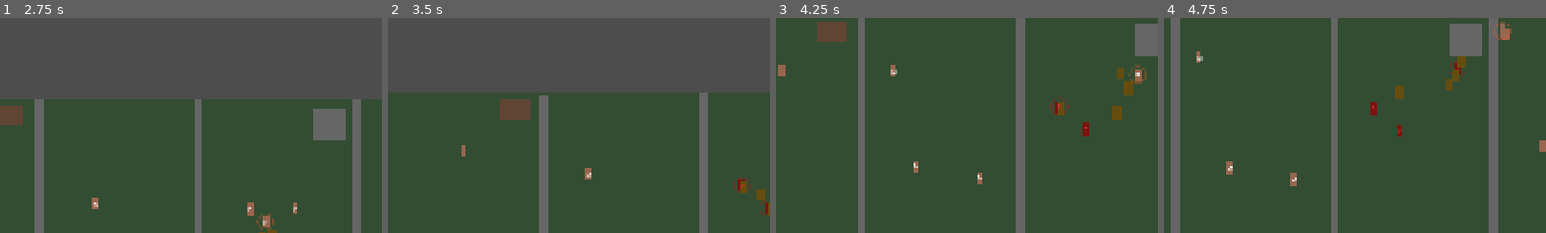
Above: before the commit, frames 1-4 (left to right).
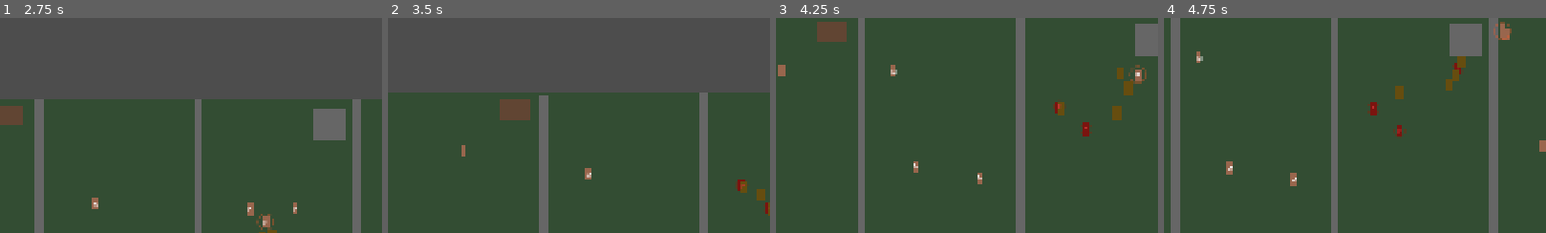
Above: after the commit, the same moments.

Repository: bengoodvach-draffin/dead-corps
Game: Godot game, scene res://scenes/sandbox_level_human_testing.tscn
The game is run twice, just before and just after one commit, with the same random seed, the same clock (stepped at 60 frames per second) and the same inputs. This scene is started directly instead of the project's main scene.
Inputs (mouse positions are % of the whole screen's width and height, from its top left):
- Up to frame 1 (2.75 s): tap Enter at 0.5 s; move the mouse to (45, 70) at 0.52 s; hold Right mouse button (command) 0.53-1.28 s; hold Up 0.53-2.03 s; click (45, 70) at 0.8 s; move the mouse to (80, 65) at 1.27 s; click (80, 65) at 1.35 s; right-click (80, 65) at 1.55 s; move the mouse to (20, 35) at 2.02 s; hold Left from 2.03 s (still down); hold S (camera_down) from 2.03 s (still down); click (20, 35) at 2.3 s
- Up to frame 2 (3.5 s): keep holding Left; move the mouse to (55, 50) at 2.77 s; release S (camera_down) at 2.78 s; tap A (camera_left) at 2.85 s; right-click (55, 50) at 3.05 s
- Up to frame 3 (4.25 s): move the mouse to (35, 25) at 3.52 s; release Left at 3.53 s; hold Down from 3.53 s (still down); hold D (camera_right) from 3.53 s (still down); click (35, 25) at 3.8 s
- Up to frame 4 (4.75 s): move the mouse to (72, 45) at 4.27 s; release Down at 4.28 s; release D (camera_right) at 4.28 s; hold Right from 4.28 s (still down); tap W (camera_up) at 4.35 s; right-click (72, 45) at 4.55 s
The pictures show only the part of the screen within x 50-100%, y 22-72%; the shares and areas given below are measured in that part.

Frame 1 is identical in both runs. In frame 2, 0.1% of the frame differs, in the area x 90-99%, y 74-92%; in frame 3, 0.1%, in the area x 71-83%, y 36-54%; in frame 4, 0.1%.
Error in both runs: Out of bounds get index '4' (on base: 'Array[int]') (res://scripts/fear_detector.gd:62)

Commit message:
feat: corpse commands 6a — queue a body's order before it rises
feat: corpse commands 6a — queue a body's order before it rises
Killed humans become selectable "corpses" during their rise countdown.
A queued order is stored as a CLICK on the riser entry (not the corpse
node, so a freed corpse can't strand it) and re-resolved at rise via the
same release-or-move rule as a live RMB: a living human within
release_aim_radius → rises feral & attacks; else → rises calm & moves.
- human.gd: is_pending_rise / is_selectable_corpse / set_queued_rise;
  interim corpse cues in _draw (green ring + line to queued spot).
- game_manager.gd: mark_pending_rise on kill; rising_corpses();
  queue_rise_order(); _raise applies the queued order to the fresh
  zombie and auto-selects it if it stays calm (and was still selected).
- selection_manager.gd: click/box selection include corpses; a command
  stores the click on selected corpses; is_selected(); apply_rise_order().

Diff:
--- a/scenes/puzzle_test_2.tscn
+++ b/scenes/puzzle_test_2.tscn
@@ -37,7 +37,7 @@
 bounds_max = Vector2(1000, 500)
 
 [node name="LevelConfig" type="Node2D" parent="." unique_id=1080841229]
-position = Vector2(-2, 2)
+position = Vector2(-3, 3)
 script = ExtResource("3_fsr3p")
 zombie_speed = 170.0
 chain_scan_radius = 150.0
--- a/scripts/game_manager.gd
+++ b/scripts/game_manager.gd
@@ -40,6 +40,9 @@
 
 ## Whether the game has ended (prevents multiple end screens)
 var game_ended: bool = false
+
+## Cached SelectionManager (corpse commands, 6a) — for auto-select + rise-order handoff.
+var _selection_mgr: Node = null
 
 func _ready() -> void:
 	# Find or create units parent
@@ -144,7 +147,12 @@
 		"corpse": human,
 		"pos": human.global_position,
 		"time_left": GameConfig.rise_time,
+		# Corpse commands (6a): a queued click, re-resolved (release-or-move) when it rises.
+		"queued_click": Vector2.ZERO,
+		"has_queued_click": false,
 	})
+	# The corpse is now a selectable, commandable body until it stands (6a).
+	human.mark_pending_rise()
 
 	# Scoring (spec §6.1, build-plan 4.2): a pounce kill feeds the combo (gunfire deaths
 	# don't reach here — they're the player's losses, not scored).
@@ -178,14 +186,59 @@
 	# freed instance BEFORE the is_instance_valid guard below can run — that was the captured
 	# crash (game_manager.gd:175). Read untyped, then guard.
 	var corpse = entry.corpse
+	var sel := _selection_manager()
+	# Auto-select (6a): if the corpse was still selected, the risen zombie should inherit that
+	# selection so control carries across the rise. Note it BEFORE freeing, and drop the
+	# about-to-be-invalid corpse ref from the selection.
+	var was_selected := false
 	if is_instance_valid(corpse):
+		if sel != null:
+			was_selected = sel.is_selected(corpse)
+			if was_selected:
+				sel.remove_unit_from_selection(corpse)
 		corpse.queue_free()
 	else:
 		# Diagnostic (rule 2 — confirm the trigger on replication): a corpse freed before it
 		# could rise. Log the spot so we can tell an escape-rim race (pos AT an exit) from a
 		# benign scene reset. The rise still proceeds from the captured pos (§3.6 intent).
 		push_warning("⚠️ _raise: corpse already freed before rise at %s (escape-rim race?)" % entry.pos)
-	spawn_zombie(entry.pos)
+	var zombie := spawn_zombie(entry.pos)
+	# 6a: replay the queued click (release-or-move) on the fresh zombie, and re-select it if
+	# it stayed calm (a reclick that lands on prey ignites it feral → released, not selected).
+	if zombie != null and sel != null:
+		sel.apply_rise_order(zombie, entry, was_selected)
+
+
+## The selectable corpses (build-plan 6a): valid pending-rise humans, unit_uid-ordered (§10)
+## for a stable selection order. SelectionManager includes these alongside calm zombies.
+func rising_corpses() -> Array:
+	var out: Array = []
+	for entry in _pending_risers:
+		var c = entry.corpse
+		if is_instance_valid(c) and (c as Human).is_selectable_corpse():
+			out.append(c)
+	out.sort_custom(func(a, b): return a.unit_uid < b.unit_uid)
+	return out
+
+
+## Stores a queued click on the corpse's riser entry (build-plan 6a). The order lives on the
+## ENTRY (not the corpse node) so a freed corpse can't strand it; _raise re-resolves it
+## (release-or-move) when the zombie stands. Mirrors it onto the corpse for the debug line.
+func queue_rise_order(corpse: Human, click_pos: Vector2) -> void:
+	for entry in _pending_risers:
+		if entry.corpse == corpse:
+			entry["queued_click"] = click_pos
+			entry["has_queued_click"] = true
+			if is_instance_valid(corpse):
+				corpse.set_queued_rise(click_pos)
+			return
+
+
+## Lazily resolves the SelectionManager (corpse commands, 6a). Cached after first use.
+func _selection_manager() -> Node:
+	if _selection_mgr == null or not is_instance_valid(_selection_mgr):
+		_selection_mgr = get_tree().get_first_node_in_group("selection_manager")
+	return _selection_mgr
 
 
 ## Ignites every CALM zombie within contagion_radius of the kill site into the frenzy
--- a/scripts/human.gd
+++ b/scripts/human.gd
@@ -98,6 +98,17 @@
 ## tell it was cowering after die() flips the state to DEAD (the terror bonus, §6 /
 ## Phase 4.2). is_cowering() is the live check.
 var was_cowering: bool = false
+
+## Corpse commands (build-plan 6a): set true when this human is killed and queued to rise
+## (GameManager.mark_pending_rise). While it holds AND the human is dead, this corpse is a
+## SELECTABLE, commandable body — the player can queue it a click that GameManager._raise
+## re-resolves (release-or-move) when it stands. Cleared implicitly when the corpse frees.
+var is_pending_rise: bool = false
+
+## The queued-rise click, mirrored from the riser entry PURELY for the interim _draw line
+## (the entry in GameManager is the source of truth, so a freed corpse can't strand it).
+var _queued_rise_pos: Vector2 = Vector2.ZERO
+var _has_queued_rise: bool = false
 
 ## Pounce exclusion (spec §3.5): the zombie currently mid-pounce on this human,
 ## or null. While claimed, other ferals' retargeting (2.3) skips this human — the
@@ -458,6 +469,30 @@
 	return current_state == State.COWER
 
 
+# === CORPSE COMMANDS (build-plan 6a) ===
+
+## Marks this dead human as a pending-rise corpse — makes it selectable/commandable.
+## Called by GameManager when the kill is queued into the riser pipeline.
+func mark_pending_rise() -> void:
+	is_pending_rise = true
+	queue_redraw()
+
+
+## True while this is a selectable corpse: dead AND still counting down to rise. Selection
+## (click/box) includes these alongside calm zombies; a move/release order is STORED and
+## re-resolved when it stands (GameManager._raise).
+func is_selectable_corpse() -> bool:
+	return is_pending_rise and not is_alive
+
+
+## Mirrors the queued rise-click for the interim debug line (source of truth is the riser
+## entry in GameManager). Called from SelectionManager via GameManager.queue_rise_order.
+func set_queued_rise(pos: Vector2) -> void:
+	_queued_rise_pos = pos
+	_has_queued_rise = true
+	queue_redraw()
+
+
 # === DEATH / CONVERSION ===
 
 ## Kills this human: notify GameManager, enter DEAD (incubating corpse).
@@ -541,6 +576,8 @@
 			if _hover_highlighted:
 				draw_arc(Vector2.ZERO, HOVER_RING_RADIUS, 0.0, TAU, 48, HOVER_RING_COLOR, 2.0, true)
 			_draw_fill_line()
+		elif is_selectable_corpse():
+			_draw_corpse_cues()
 		return
 
 	# --- Editor patrol-path visuals (waypoint dots + connecting lines). Sentry
@@ -589,3 +626,15 @@
 	# Half-transparent so a field of fill lines reads as ambient, not in-your-face.
 	var col := Color(1.0, 0.3, 0.2, 0.5) if _fill_front.is_reached() else Color(1.0, 0.85, 0.2, 0.5)
 	draw_line(Vector2.ZERO, to.normalized() * seg_len, col, 2.0)
+
+
+## Interim corpse-command cues (build-plan 6a; → vision_renderer 5.1): a sickly-green ring
+## marking a body as commandable-before-it-rises, plus a faint line to its queued destination.
+## (The selection ring itself is the base Unit selection_indicator, shown on select().)
+const CORPSE_MARKER_RADIUS := 14.0
+const CORPSE_CUE_COLOR := Color(0.55, 0.9, 0.4, 0.55)   # "will rise / commandable" green
+
+func _draw_corpse_cues() -> void:
+	draw_arc(Vector2.ZERO, CORPSE_MARKER_RADIUS, 0.0, TAU, 24, CORPSE_CUE_COLOR, 1.5, true)
+	if _has_queued_rise:
+		draw_line(Vector2.ZERO, _queued_rise_pos - global_position, CORPSE_CUE_COLOR, 1.5)
--- a/scripts/selection_manager.gd
+++ b/scripts/selection_manager.gd
@@ -211,6 +211,15 @@
 				min_distance = distance
 				clicked_unit = unit
 
+	# Corpse commands (6a): pending-rise corpses are selectable too — pick the nearest.
+	var gm := _game_manager()
+	if gm != null:
+		for corpse in gm.rising_corpses():
+			var d := box_start_pos.distance_to((corpse as Node2D).position)
+			if d < min_distance:
+				min_distance = d
+				clicked_unit = corpse
+
 	if clicked_unit:
 		if Input.is_key_pressed(KEY_SHIFT):
 			toggle_unit_selection(clicked_unit)
@@ -227,6 +236,13 @@
 			if selection_rect.has_point(unit.position):
 				add_unit_to_selection(unit)
 
+	# Corpse commands (6a): sweep pending-rise corpses in alongside calm zombies.
+	var gm := _game_manager()
+	if gm != null:
+		for corpse in gm.rising_corpses():
+			if selection_rect.has_point((corpse as Node2D).position):
+				add_unit_to_selection(corpse)
+
 func get_selection_rect() -> Rect2:
 	var min_x: float = min(box_start_pos.x, box_current_pos.x)
 	var min_y: float = min(box_start_pos.y, box_current_pos.y)
@@ -250,6 +266,14 @@
 
 	var world_pos := get_global_mouse_position()
 	var gm := get_tree().get_first_node_in_group("game_manager")
+
+	# Corpse commands (6a): store this click on any selected pending-rise corpse — it's
+	# re-resolved (release-or-move) when the corpse stands (GameManager._raise). A release-
+	# click queues an attack-at-rise; a ground-click queues a move-at-rise.
+	if gm != null:
+		for unit in selected_units:
+			if is_instance_valid(unit) and unit is Human and (unit as Human).is_selectable_corpse():
+				gm.queue_rise_order(unit, world_pos)
 
 	# RMB on a human → RELEASE the selected calm zombies at that human (spec §5.2).
 	# Otherwise → formation move order.
@@ -260,15 +284,11 @@
 		_release(clicked_human.global_position, gm)
 		return
 
-	# Move command (calm zombies only).
+	# Move command (calm zombies only — corpses were queued above; nothing else is selectable).
 	var commandable_units: Array[Unit] = []
 	for unit in selected_units:
-		if is_instance_valid(unit):
-			if unit is Zombie:
-				if (unit as Zombie).can_receive_command():
-					commandable_units.append(unit)
-			else:
-				commandable_units.append(unit)
+		if is_instance_valid(unit) and unit is Zombie and (unit as Zombie).can_receive_command():
+			commandable_units.append(unit)
 
 	if not commandable_units.is_empty():
 		var formation_positions := calculate_formation_positions(world_pos, commandable_units)
@@ -394,6 +414,29 @@
 	return selected_units
 
 
+## True if `unit` is in the current selection. GameManager checks this at rise (6a) to
+## decide whether to auto-select the risen zombie.
+func is_selected(unit: Node) -> bool:
+	return unit in selected_units
+
+
+## Applies a risen zombie's queued order (build-plan 6a), called by GameManager._raise. The
+## stored click is re-resolved through the SAME rule as a live RMB: a living human within
+## release_aim_radius → ignite feral toward it (attack-at-rise); otherwise → a calm move.
+## If it stays calm AND the corpse was still selected, keep the zombie in the selection.
+func apply_rise_order(zombie: Zombie, entry: Dictionary, was_selected: bool) -> void:
+	if entry.get("has_queued_click", false):
+		var gm := _game_manager()
+		var pos: Vector2 = entry["queued_click"]
+		var human := _human_at(pos, gm)
+		if human != null:
+			zombie.ignite_feral(human)   # reclick landed on prey → released (feral)
+		else:
+			zombie.set_move_target(pos)  # reclick on empty ground → calm move
+	if was_selected and zombie.is_selectable():
+		add_unit_to_selection(zombie)
+
+
 ## Calculates formation positions for a group of units
 ## Spreads units around the target position to prevent clumping
 ## @param target_pos: The central target position clicked by the player
Not shown, changed: .gitignore
Not shown, changed: docs/WORK_QUEUE.md
